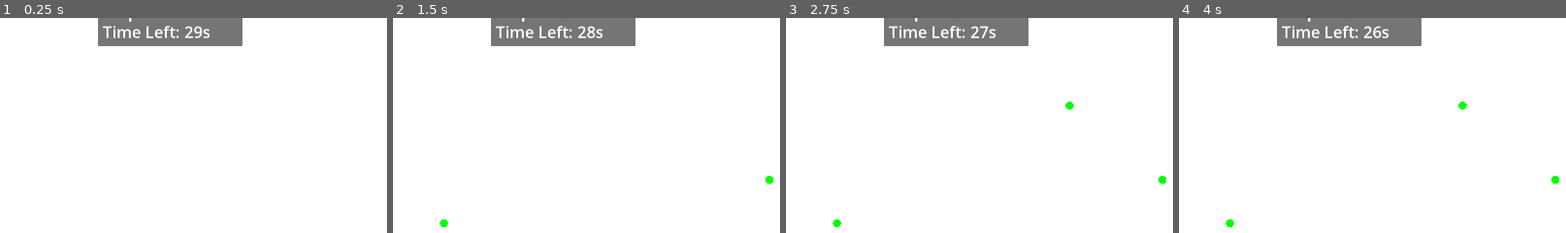
Above: before the commit, frames 1-4 (left to right).
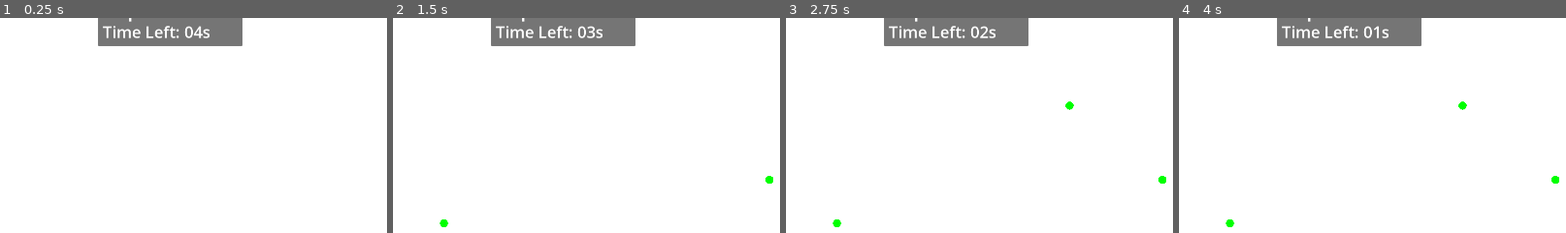
Above: after the commit, the same moments.

Repository: pvmathew/denliner
Game: Godot game, scene res://Scenes/Drawing/first_drawing.tscn
The game is run twice, just before and just after one commit, with the same random seed, the same clock (stepped at 60 frames per second) and the same inputs. This scene is started directly instead of the project's main scene.
Inputs (mouse positions are % of the whole screen's width and height, from its top left):
- Up to frame 1 (0.25 s): no input
- Up to frame 2 (1.5 s): tap Enter at 0.5 s; move the mouse to (72, 44) at 0.52 s; click (72, 44) at 0.67 s; tap Space at 1.25 s; move the mouse to (30, 54) at 1.27 s; click (30, 54) at 1.42 s
- Up to frame 3 (2.75 s): tap Enter at 2 s; move the mouse to (60, 27) at 2.02 s; click (60, 27) at 2.17 s
- Up to frame 4 (4 s): tap Space at 2.75 s; move the mouse to (45, 70) at 2.77 s; click (45, 70) at 2.92 s; tap Enter at 3.5 s; move the mouse to (80, 65) at 3.52 s; click (80, 65) at 3.67 s
The pictures show only the part of the screen within x 23-73%, y 7-57%; the shares and areas given below are measured in that part.

The runs differ from the first frame. In frame 1, 0.1% of the frame differs, in the area x 47-53%, y 3-10%; in frame 2, less than 0.1%; in frame 3, 0.1%; in frame 4, 0.1%.

Commit message:
When timer runs out, disable drawing tool

Diff:
--- a/Global/game_data.gd
+++ b/Global/game_data.gd
@@ -1,3 +1,5 @@
 extends Node
 
+signal drawing_timer_ended
+
 var topic = ""
--- a/Scenes/Drawing/first_drawing.gd
+++ b/Scenes/Drawing/first_drawing.gd
@@ -9,4 +9,4 @@
 
 
 func _on_timer_timeout():
-	pass # Replace with function body.
+	GameData.drawing_timer_ended.emit()
--- a/Scenes/Drawing/first_drawing.tscn
+++ b/Scenes/Drawing/first_drawing.tscn
@@ -27,6 +27,7 @@
 text = "Topic :"
 
 [node name="TimeLeft" type="Label" parent="TopicPanel"]
+layout_mode = 0
 offset_left = 12.0
 offset_top = 64.0
 offset_right = 193.0
@@ -45,7 +46,7 @@
 grow_vertical = 1
 
 [node name="Timer" type="Timer" parent="."]
-wait_time = 30.0
+wait_time = 5.0
 one_shot = true
 autostart = true
 
--- a/UI/drawing_canvas.gd
+++ b/UI/drawing_canvas.gd
@@ -1,5 +1,6 @@
 extends Control
 
+var timer_ended = false
 
 var point1 : Vector2 = Vector2(0, 0)
 var width : int = 10
@@ -8,12 +9,14 @@
 var _point2 : Vector2
 
 var lines = []
+var current_line = []
 
-var current_line = []
+func _ready():
+	GameData.drawing_timer_ended.connect(_on_drawing_timer_ended)
 
 func _process(_delta):
 	var mouse_position = get_viewport().get_mouse_position()
-	if Input.is_mouse_button_pressed( 1 ):
+	if Input.is_mouse_button_pressed( 1 ) and !timer_ended:
 		if current_line.is_empty():
 			current_line.push_back(mouse_position)
 		else:
@@ -39,3 +42,6 @@
 		my_draw_polyline(line)
 	if not current_line.is_empty():
 		my_draw_polyline(current_line)
+
+func _on_drawing_timer_ended():
+	timer_ended = true
